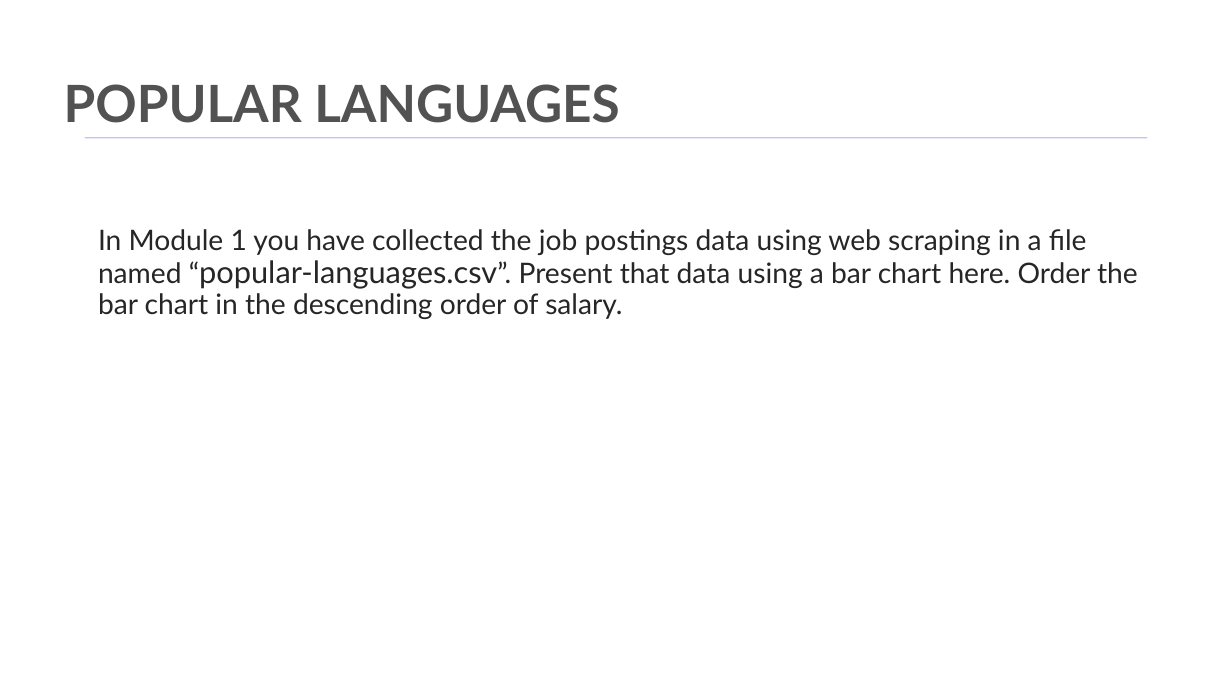
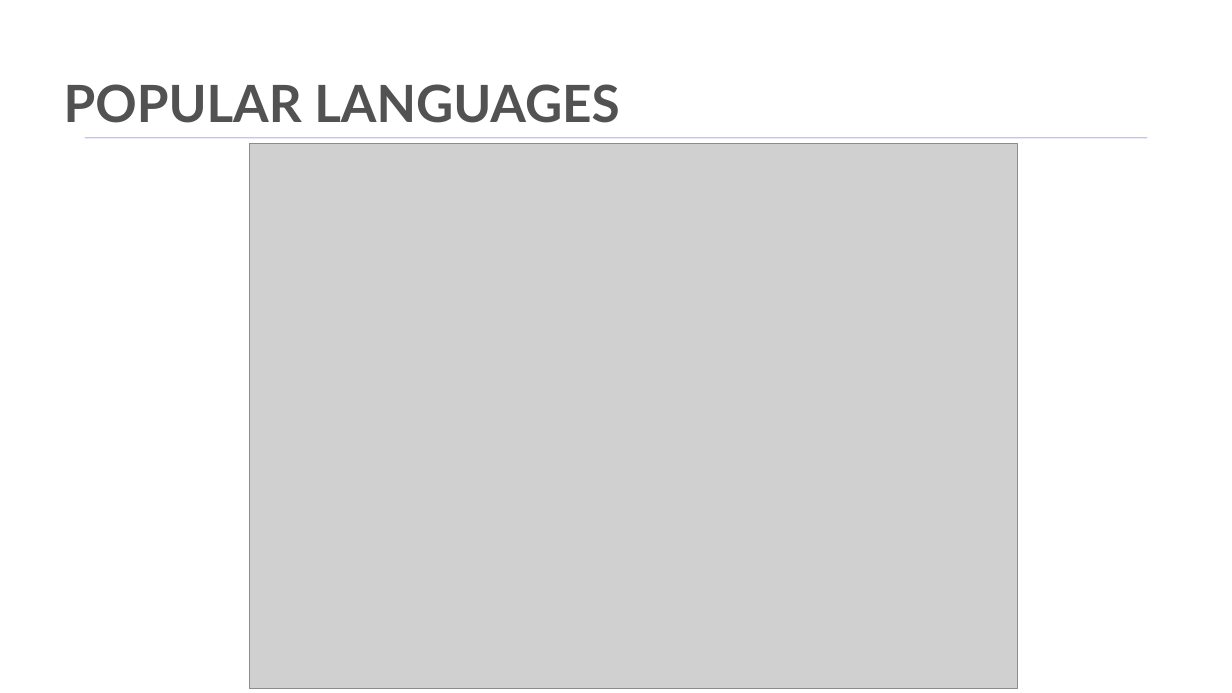
Before and after one commit to Hasan082/Data-Analysis, a slide deck: slide 19 of Capstone_project/Capstone_Project_Md_hasanuzzaman.pptx. Drawn at 1232x693 pixels with LibreOffice and Linux fonts; fonts in the diff are those of the drawing; grey boxes stand for pictures; background and template pictures are left out. Boxes give left, top, right and bottom in pixels: in the first picture for what was removed or moved away, otherwise in the second. Text is boxed around its words. In the diff, an @@ line names an element or a change of style, - is before the commit and + after.

```diff
--- a/Capstone_project/Capstone_Project_Md_hasanuzzaman.pptx
+++ b/Capstone_project/Capstone_Project_Md_hasanuzzaman.pptx
@@ picture added at (250,143,1018,689) @@
@@ text removed at (98,229,1138,319) @@
-In Module 1 you have collected the job postings data using web scraping in a file named “popular-languages.csv”. Present that data using a bar chart here. Order the bar chart in the descending order of salary.
```
Also in this commit, not shown: 4 other slides changed, 1 slide added, 1 slide removed, 1 other file.
